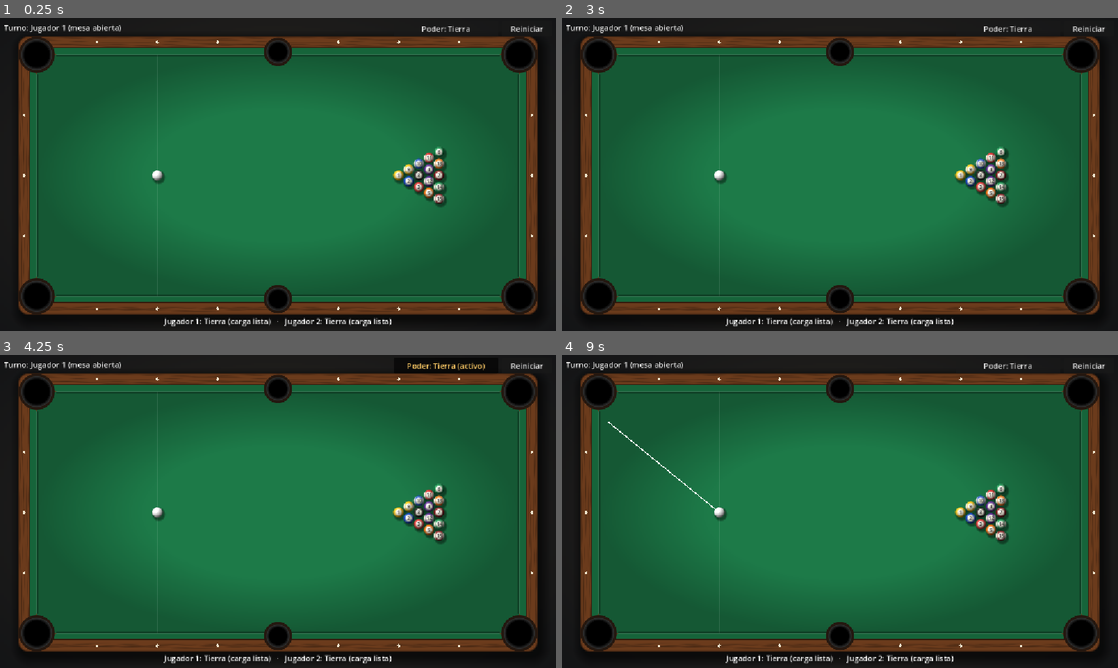
Above: before the commit, frames 1-4 (two rows, left to right).
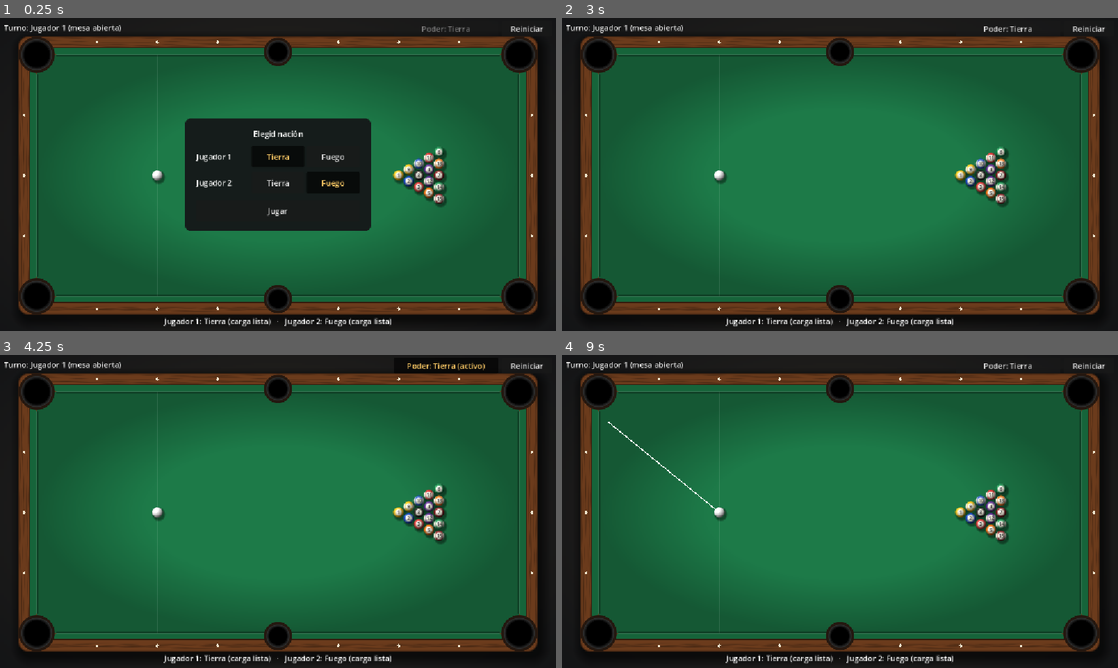
Above: after the commit, the same moments.

Repository: ElMasQueSuenaa/pool
Game: Godot game, scene res://scenes/main.tscn
Same seed, same stepped clock (60 frames per second), same inputs: the game is played once before the commit and once after it.
Inputs (mouse positions are in pixels of both pictures, inside the frame that each line leads up to):
- Up to frame 1 (0.25 s): no input
- Up to frame 2 (3 s): click "Reiniciar" at 0.5 s; click "Reiniciar" at 1.25 s; click "Reiniciar" at 2 s; click (840, 208) at 2.75 s, where only the run after the commit has a clickable "Jugar"
- Up to frame 3 (4.25 s): click "Poder: Tierra" at 3.5 s
- Up to frame 4 (9 s): click "Poder: Tierra (activo)" at 4.25 s; click "Poder: Tierra" at 5 s; click "Poder: Tierra (activo)" at 5.75 s; click "Poder: Tierra" at 6.5 s; click "Poder: Tierra (activo)" at 7.25 s; tap Enter at 8 s; move the mouse to (962, 495) at 8.02 s; click (962, 495) at 8.17 s; tap Space at 8.75 s; drag from (728, 527) to (812, 574) at 8.77 s

The runs differ from the first frame. In frame 1, 12% of the frame differs, in the area x 33-85%, y 2-99%; in frame 2, 0.1%; in frame 3, 0.1%; in frame 4, 0.1%.

Commit message:
Fase 3: Fuego y selector de nación
- Fuego: en el primer choque de la blanca, la bola golpeada sale a x1.5.
  En ese momento el choque ya está resuelto en el motor pero el nodo
  aún tiene velocidad 0, así que se lee con PhysicsServer2D. En un tiro
  recto sale al 141 % de la velocidad de la blanca (sin poder, al 94 %).
- Selector de nación al empezar cada partida (estado CHOOSING, sin
  tiros): solo los poderes ya hechos, recuerda la elección anterior.
- test_powers.gd comprueba también Fuego.

20 saques a fuerza máxima con Fuego: sin cruces, solape máximo 19.2 px.

Co-Authored-By: Claude Opus 5.5 <noreply@anthropic.com>

Diff:
--- a/scenes/main.tscn
+++ b/scenes/main.tscn
@@ -2,6 +2,18 @@
 
 [ext_resource type="Script" path="res://scripts/table.gd" id="1"]
 [ext_resource type="Script" path="res://scripts/cue.gd" id="2"]
+[ext_resource type="Script" path="res://scripts/nation_picker.gd" id="3"]
+
+[sub_resource type="StyleBoxFlat" id="picker_panel"]
+content_margin_left = 24.0
+content_margin_top = 20.0
+content_margin_right = 24.0
+content_margin_bottom = 20.0
+bg_color = Color(0.08, 0.08, 0.09, 0.92)
+corner_radius_top_left = 12
+corner_radius_top_right = 12
+corner_radius_bottom_right = 12
+corner_radius_bottom_left = 12
 
 [node name="Table" type="Node2D"]
 position = Vector2(76, 76)
@@ -60,3 +72,28 @@
 offset_bottom = 38.0
 grow_horizontal = 0
 text = "Reiniciar"
+
+[node name="Naciones" type="PanelContainer" parent="HUD"]
+anchors_preset = 8
+anchor_left = 0.5
+anchor_top = 0.5
+anchor_right = 0.5
+anchor_bottom = 0.5
+grow_horizontal = 2
+grow_vertical = 2
+theme_override_styles/panel = SubResource("picker_panel")
+script = ExtResource("3")
+
+[node name="Rows" type="VBoxContainer" parent="HUD/Naciones"]
+theme_override_constants/separation = 14
+
+[node name="Titulo" type="Label" parent="HUD/Naciones/Rows"]
+text = "Elegid nación"
+horizontal_alignment = 1
+
+[node name="Players" type="VBoxContainer" parent="HUD/Naciones/Rows"]
+theme_override_constants/separation = 10
+
+[node name="Jugar" type="Button" parent="HUD/Naciones/Rows"]
+custom_minimum_size = Vector2(0, 44)
+text = "Jugar"
--- /dev/null
+++ b/scripts/nation_picker.gd
@@ -0,0 +1,39 @@
+extends PanelContainer
+
+## Al empezar cada partida, cada jugador elige su nación. Solo salen los poderes ya hechos
+## (Powers.AVAILABLE). Se recuerda la elección anterior, así que basta con pulsar Jugar.
+
+signal chosen(nations: Array)
+
+var _groups: Array[ButtonGroup] = []
+
+
+func _ready() -> void:
+	for player in 2:
+		var row := HBoxContainer.new()
+		var label := Label.new()
+		label.text = "Jugador %d" % (player + 1)
+		label.custom_minimum_size.x = 110
+		row.add_child(label)
+		var group := ButtonGroup.new()
+		for nation: int in Powers.AVAILABLE:
+			var button := Button.new()
+			button.text = Powers.NAMES[nation]
+			button.toggle_mode = true
+			button.button_group = group
+			button.custom_minimum_size = Vector2(110, 44)  # que se acierte con el dedo
+			# La elegida, en el mismo dorado que el botón Poder activado
+			button.add_theme_color_override("font_pressed_color", Color(1, 0.8, 0.4))
+			button.add_theme_color_override("font_hover_pressed_color", Color(1, 0.8, 0.4))
+			button.set_meta("nation", nation)
+			# La primera vez, cada jugador una distinta
+			button.button_pressed = nation == Powers.AVAILABLE[player % Powers.AVAILABLE.size()]
+			row.add_child(button)
+		_groups.append(group)
+		$Rows/Players.add_child(row)
+	$Rows/Jugar.pressed.connect(_on_play)
+
+
+func _on_play() -> void:
+	hide()
+	chosen.emit(_groups.map(func(g: ButtonGroup): return g.get_pressed_button().get_meta("nation")))
--- a/scripts/powers.gd
+++ b/scripts/powers.gd
@@ -9,10 +9,12 @@
 enum Nation { EARTH, FIRE, WATER, AIR }
 
 const NAMES := ["Tierra", "Fuego", "Agua", "Aire"]
+const AVAILABLE := [Nation.EARTH, Nation.FIRE]  # los que ya están hechos, en el orden del selector
 const RECHARGE_TURNS := 3
 const EARTH_MASS := 3.0
+const FIRE_BOOST := 1.5
 
-var nations: Array[int] = [Nation.EARTH, Nation.EARTH]  # todos Tierra hasta que haya otro poder
+var nations: Array[int] = [Nation.EARTH, Nation.FIRE]  # la de cada jugador, se elige al empezar
 var wait: Array[int] = [0, 0]  # turnos propios que le faltan a cada jugador; 0 = cargado
 var armed := false  # el jugador del turno lo ha activado para el próximo tiro
 var active := -1  # nación cuyo efecto está en marcha en este tiro, -1 si ninguna
@@ -45,6 +47,17 @@
 			cue_ball.mass = EARTH_MASS
 
 
+## Primer choque de la blanca con una bola en este tiro (table.gd lo llama desde body_entered).
+func on_first_hit(ball: Ball) -> void:
+	match active:
+		Nation.FIRE:
+			# El choque ya se ha resuelto en el motor, pero el nodo aún no lo sabe (su
+			# linear_velocity sigue a 0): se lee la velocidad del motor. Va en la dirección
+			# blanca → bola, así que basta con multiplicarla.
+			var v: Vector2 = PhysicsServer2D.body_get_state(ball.get_rid(), PhysicsServer2D.BODY_STATE_LINEAR_VELOCITY)
+			ball.linear_velocity = v * FIRE_BOOST
+
+
 func end_shot(cue_ball: Ball) -> void:
 	active = -1
 	cue_ball.mass = 1.0  # la de ball.tscn
--- a/scripts/table.gd
+++ b/scripts/table.gd
@@ -2,7 +2,8 @@
 extends Node2D
 
 ## Mesa: bandas, troneras, rack, turnos, bola en mano y poderes.
-## Estados: AIMING → ROLLING → (al quedar en reposo se aplican las reglas) → BALL_IN_HAND | AIMING | OVER
+## Estados: CHOOSING (cada jugador elige nación) → AIMING → ROLLING → (al quedar en reposo se
+## aplican las reglas) → BALL_IN_HAND | AIMING | OVER
 ## El paño va de (0, 0) a (W, H); las bandas quedan fuera y dejan huecos en las troneras.
 
 const W := 1000.0
@@ -34,7 +35,7 @@
 const WOOD := Color("6b3b1c")
 const FLOOR := Color("121315")  # igual que el color de fondo de project.godot
 
-enum State { AIMING, ROLLING, BALL_IN_HAND, OVER }
+enum State { CHOOSING, AIMING, ROLLING, BALL_IN_HAND, OVER }
 
 var balls: Array[Ball] = []  # balls[n] es la bola número n
 var cue_ball: Ball
@@ -73,6 +74,7 @@
 	cue_ball.body_entered.connect(_on_cue_ball_hit)
 	$HUD/Reiniciar.pressed.connect(new_game)
 	$HUD/Poder.pressed.connect(_on_power_pressed)
+	$HUD/Naciones.chosen.connect(_on_nations_chosen)
 	new_game()
 
 
@@ -211,6 +213,8 @@
 	powers.end_shot(cue_ball)  # por si se reinicia con un poder en marcha
 	powers = Powers.new()
 	rack()
+	state = State.CHOOSING
+	$HUD/Naciones.show()
 	_update_hud()
 
 
@@ -254,6 +258,12 @@
 	_update_hud()
 
 
+func _on_nations_chosen(nations: Array) -> void:
+	powers.nations.assign(nations)
+	state = State.AIMING
+	_update_hud()
+
+
 func _on_power_pressed() -> void:
 	if state == State.AIMING:
 		powers.toggle(rules.turn)
@@ -263,6 +273,7 @@
 func _on_cue_ball_hit(body: Node) -> void:
 	if state == State.ROLLING and first_hit < 0 and body is Ball:
 		first_hit = body.number
+		powers.on_first_hit(body)
 
 
 func _update_hud() -> void:
--- a/tests/test_powers.gd
+++ b/tests/test_powers.gd
@@ -17,6 +17,7 @@
 	var cue := table.cue_ball
 
 	var p := Powers.new()
+	p.nations.assign([Powers.Nation.EARTH, Powers.Nation.FIRE])
 	check("al empezar los dos tienen la carga", p.is_ready(0) and p.is_ready(1))
 	p.toggle(0)
 	p.toggle(0)
@@ -34,27 +35,34 @@
 	p.start_turn(0)
 	check("a los 3 turnos propios vuelve a tener la carga", p.is_ready(0) and p.is_ready(1))
 
-	# Tierra: tiro recto contra una bola sola. Sin poder la blanca se queda casi parada;
-	# con el triple de masa sigue hacia delante a la mitad de velocidad, más o menos.
-	var plain := await straight_shot(table, false)
-	var earth := await straight_shot(table, true)
-	check("Tierra: la blanca sigue tras el choque (%d%% de su velocidad; sin poder, %d%%)" % [int(earth * 100), int(plain * 100)], earth > 0.4 and plain < 0.1)
+	# Tiro recto contra una bola sola. Sin poder la blanca se queda casi parada y la bola sale
+	# con casi toda su velocidad.
+	var plain := await straight_shot(table, -1)
+	check("sin poder: la blanca se para y la bola sale casi igual (%d%% y %d%%)" % [int(plain[0] * 100), int(plain[1] * 100)], plain[0] < 0.1 and plain[1] > 0.9)
+	# Tierra: con el triple de masa la blanca sigue hacia delante a la mitad de velocidad, más o menos
+	var earth := await straight_shot(table, Powers.Nation.EARTH)
+	check("Tierra: la blanca sigue tras el choque (%d%% de su velocidad)" % int(earth[0] * 100), earth[0] > 0.4)
 	check("Tierra: en reposo la blanca vuelve a pesar 1 y el jugador espera la recarga", cue.mass == 1.0 and table.powers.wait[0] == Powers.RECHARGE_TURNS)
+	# Fuego: la bola golpeada sale a 1.5 veces lo normal
+	var fire := await straight_shot(table, Powers.Nation.FIRE)
+	check("Fuego: la bola sale disparada (%d%% de la velocidad de la blanca)" % int(fire[1] * 100), absf(fire[1] / plain[1] - Powers.FIRE_BOOST) < 0.05)
 
 	print("FALLOS: %d" % fails)
 	quit(fails)
 
 
-## La blanca, recta contra la 1 y sin más bolas. Devuelve la velocidad de la blanca justo
-## después del choque, como fracción de la que llevaba justo antes.
-func straight_shot(table: Table, power: bool) -> float:
+## La blanca, recta contra la 1 y sin más bolas, con el poder de esa nación (-1 = sin poder).
+## Devuelve la velocidad de la blanca y la de la 1 justo después del choque, como fracción de la
+## que llevaba la blanca justo antes.
+func straight_shot(table: Table, nation: int) -> Array[float]:
 	table.new_game()
 	for b in table.balls.slice(2):
 		b.pocket()
 	table.cue_ball.place(Vector2(300, 250))
 	table.balls[1].place(Vector2(500, 250))
 	await physics_frame
-	if power:
+	if nation >= 0:
+		table.powers.nations.assign([nation, nation])
 		table.powers.toggle(table.rules.turn)
 	table.shoot(Vector2(1000, 0))
 	var before := 0.0
@@ -63,7 +71,7 @@
 		await physics_frame
 	for i in 8:
 		await physics_frame
-	var ratio := table.cue_ball.linear_velocity.x / before
+	var after: Array[float] = [table.cue_ball.linear_velocity.x / before, table.balls[1].linear_velocity.x / before]
 	while table.state == Table.State.ROLLING:
 		await physics_frame
-	return ratio
+	return after
Not shown, added: scripts/nation_picker.gd.uid
Not shown, changed: PLAN.md
